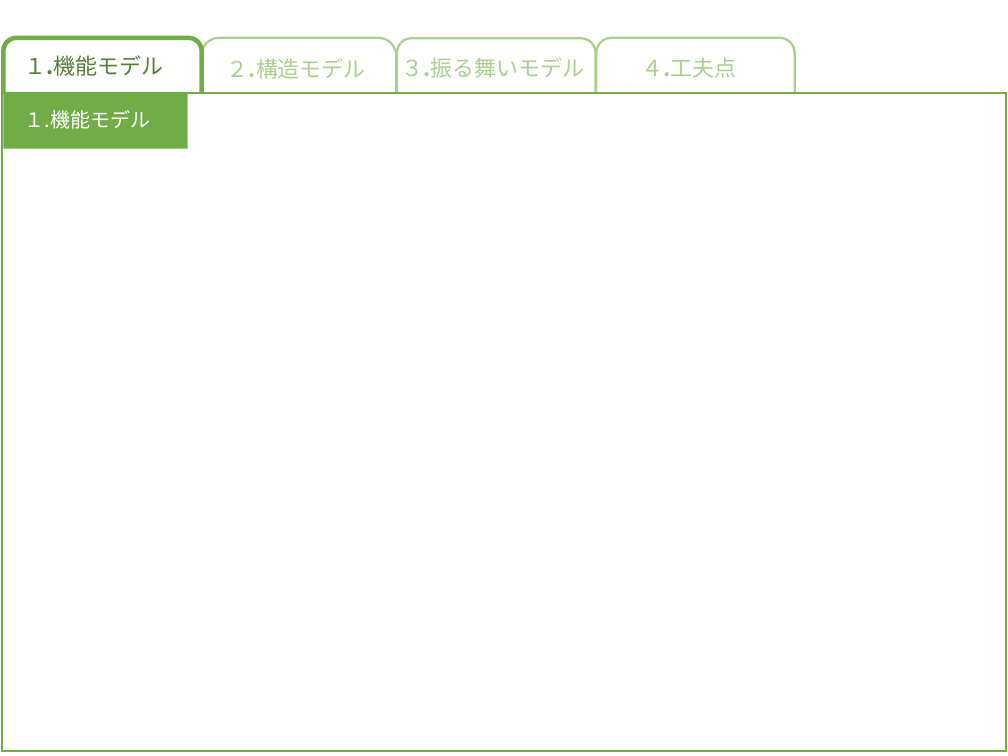
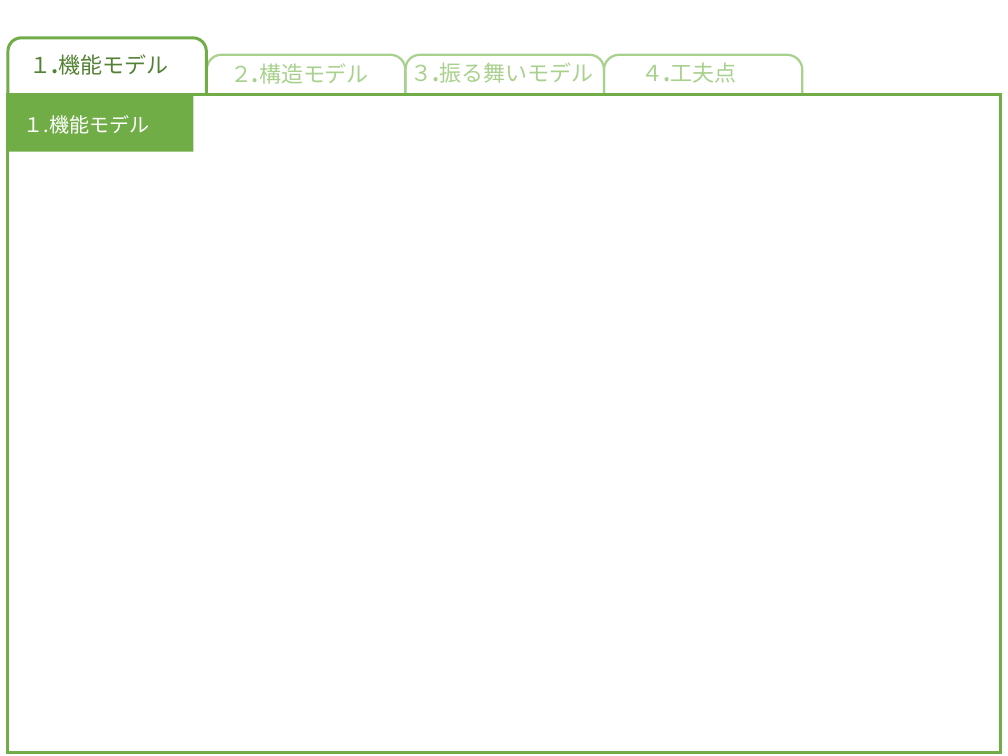
Before and after one commit to akita-lab-2019/model, a slide deck: slide 2 of model_file_template_primary.pptx. Drawn at 1008x756 pixels with LibreOffice and Linux fonts; fonts in the diff are those of the drawing. Boxes give left, top, right and bottom in pixels: in the first picture for what was removed or moved away, otherwise in the second. Text is boxed around its words. In the diff, an @@ line names an element or a change of style, - is before the commit and + after.

```diff
--- a/model_file_template_primary.pptx
+++ b/model_file_template_primary.pptx
@@ rounded rectangle moved from (x1=4, y1=38, x2=202, y2=135) to (x1=8, y1=38, x2=207, y2=135) @@
@@ rounded rectangle at (x1=8, y1=38, x2=207, y2=135): outline #70AD47 4.5 pt to #70AD47 3 pt @@
@@ text "１.機能モデル" moved from (x1=25, y1=55, x2=164, y2=76) to (x1=30, y1=54, x2=169, y2=75) @@
@@ rounded rectangle moved from (x1=201, y1=37, x2=396, y2=145) to (x1=207, y1=55, x2=405, y2=163) @@
@@ rounded rectangle at (x1=207, y1=55, x2=405, y2=163): proportions changed @@
@@ text "２.構造モデル" moved from (x1=227, y1=58, x2=366, y2=79) to (x1=230, y1=63, x2=369, y2=84) @@
@@ text "３.振る舞いモデル" moved from (x1=402, y1=57, x2=585, y2=78) to (x1=410, y1=59, x2=593, y2=83) @@
@@ rounded rectangle moved from (x1=397, y1=38, x2=595, y2=123) to (x1=405, y1=55, x2=604, y2=140) @@
@@ rounded rectangle moved from (x1=596, y1=37, x2=795, y2=128) to (x1=604, y1=55, x2=803, y2=145) @@
@@ text "４.工夫点" moved from (x1=641, y1=57, x2=736, y2=78) to (x1=641, y1=62, x2=736, y2=83) @@
@@ rectangle resized from (x1=2, y1=93, x2=1006, y2=750) to (x1=8, y1=95, x2=1000, y2=752) @@
@@ rectangle at (x1=8, y1=95, x2=1000, y2=752): outline #70AD47 2.25 pt to #70AD47 3 pt @@
@@ rectangle moved from (x1=4, y1=92, x2=188, y2=149) to (x1=9, y1=95, x2=194, y2=152) @@
@@ text "１.機能モデル" moved from (x1=25, y1=110, x2=151, y2=129) to (x1=23, y1=115, x2=149, y2=134) @@
```
Also in this commit, not shown: 3 other slides changed.
